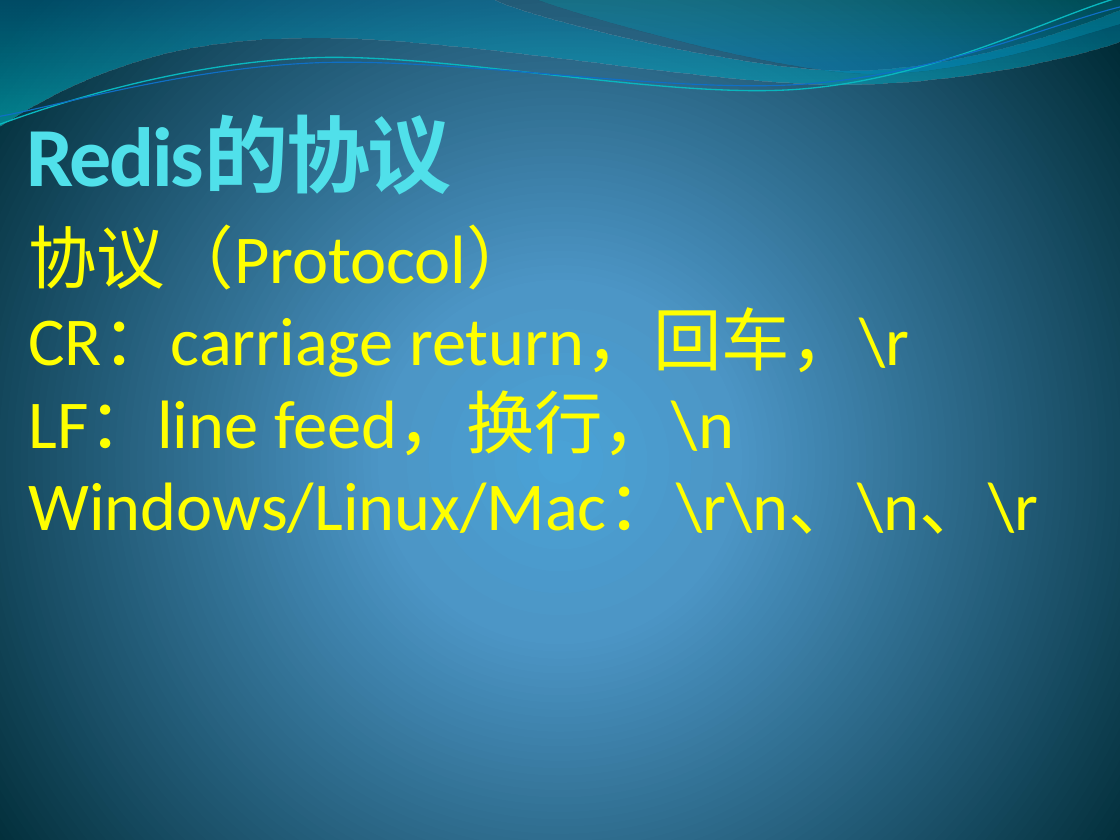
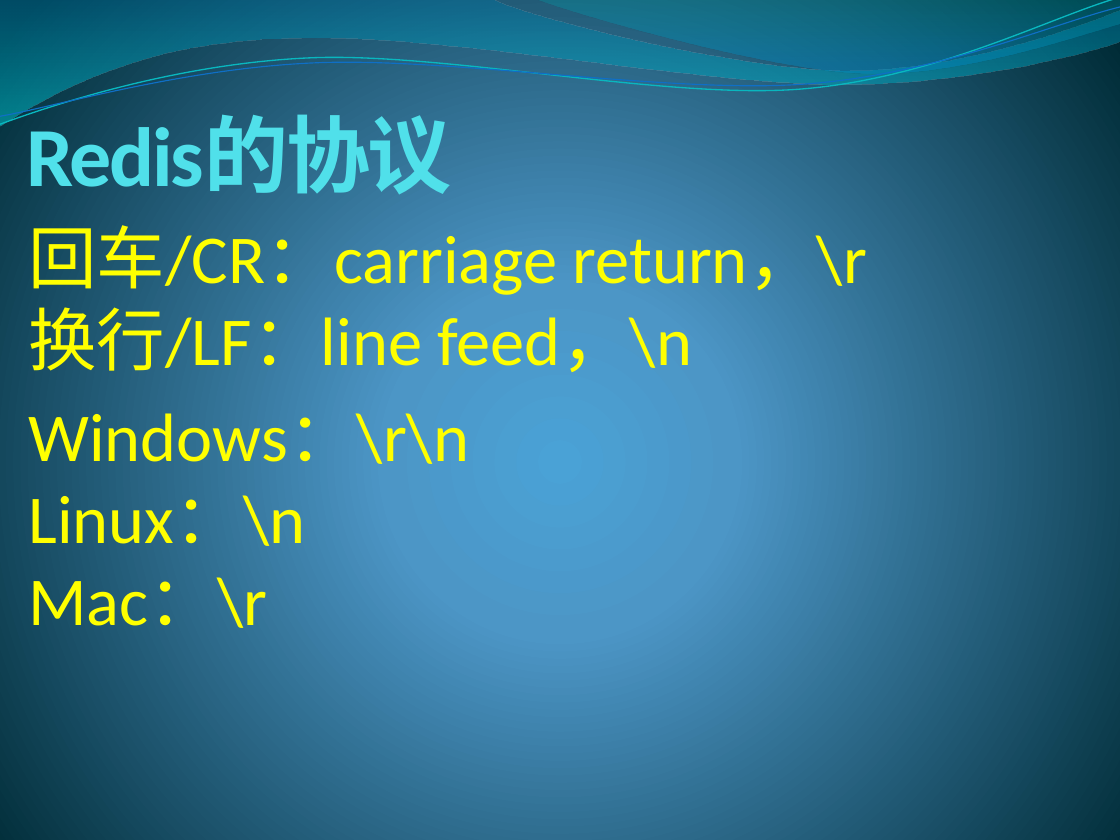
Before and after one commit to lixinjie1985/redis, a slide deck: slide 35 of docs/redis-01.pptx (slide 30 before the commit). Drawn at 1120x840 pixels with LibreOffice and Linux fonts; fonts in the diff are those of the drawing. Boxes give left, top, right and bottom in pixels: in the first picture for what was removed or moved away, otherwise in the second. Text is boxed around its words. In the diff, an @@ line names an element or a change of style, - is before the commit and + after.

```diff
--- a/docs/redis-01.pptx
+++ b/docs/redis-01.pptx
@@ text at (28, 213, 868, 383): text changed @@
-协议（Protocol）
-CR：carriage return，回车，\r
-LF：line feed，换行，\n
-Windows/Linux/Mac：\r\n、\n、\r
+回车/CR：carriage return，\r
+换行/LF：line feed，\n
@@ text added at (28, 405, 469, 628), 44 pt, text #FFFF00 @@
+Windows：\r\n
+Linux：\n
+Mac：\r
```
Also in this commit, not shown: 22 other slides changed, 15 slides added.
